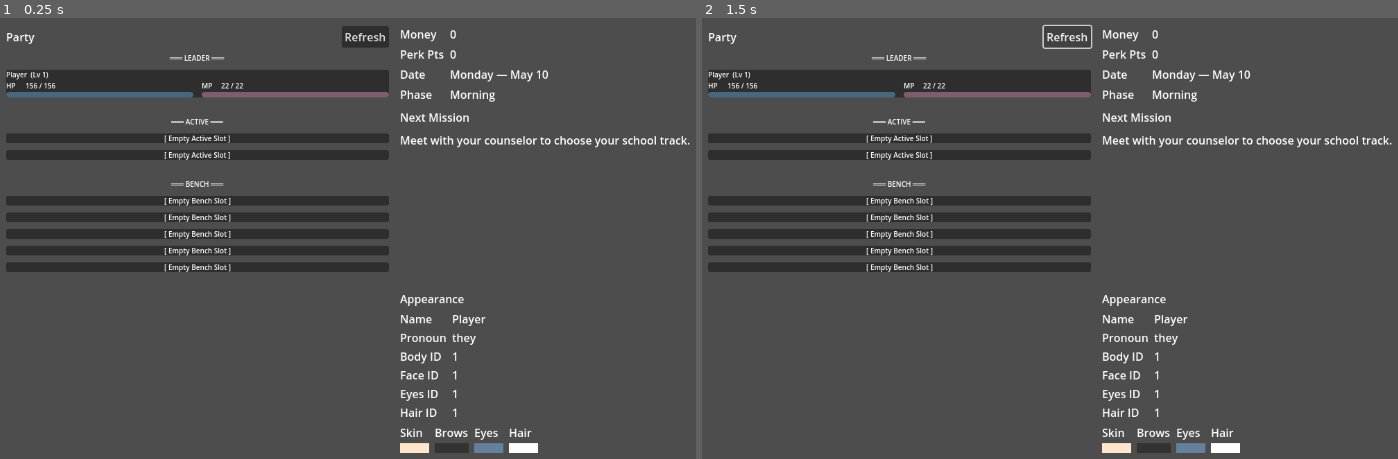
Above: before the commit, frames 1-2 (left to right).
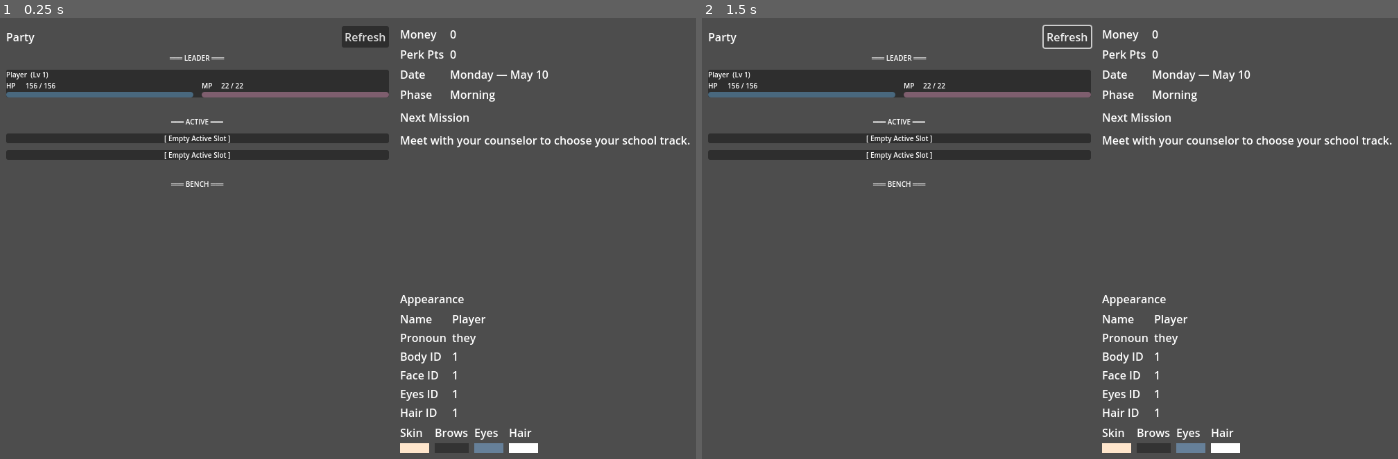
Above: after the commit, the same moments.

Repository: Cristal-Lucina/Psyokin
Game: Godot game, scene res://scenes/main_menu/panels/StatusPanel.tscn
Same seed, same stepped clock (60 frames per second), same inputs: the game is played once before the commit and once after it. This scene is started directly instead of the project's main scene.
Inputs:
- Up to frame 1 (0.25 s): no input
- Up to frame 2 (1.5 s): click "Refresh" at 0.5 s; click "Refresh" at 1.25 s

The runs differ from the first frame. In frame 1, 5.6% of the frame differs, in the area x 0-56%, y 40-58%; in frame 2, 5.6%.

Commit message:
Hide empty bench slots until members are added
- Changed bench slot loop to only iterate over actual bench members
- Removed creation of empty bench slot placeholders
- Bench section now only shows slots with party members assigned
- Cleaner UI that dynamically adjusts to the number of benched members

🤖 Generated with [Claude Code](https://claude.com/claude-code)

Co-Authored-By: Claude <noreply@anthropic.com>

Diff:
--- a/scripts/main_menu/panels/StatusPanel.gd
+++ b/scripts/main_menu/panels/StatusPanel.gd
@@ -306,14 +306,12 @@
 	bench_header.add_theme_font_size_override("font_size", 10)
 	_party.add_child(bench_header)
 
-	for bench_idx in range(5):  # 5 bench slots
-		if bench_idx < bench_ids.size():
-			var bench_data := _get_member_snapshot(bench_ids[bench_idx])
-			bench_data["_bench_idx"] = bench_idx
-			bench_data["_member_id"] = bench_ids[bench_idx]
-			_party.add_child(_create_member_card(bench_data, false, -1))
-		else:
-			_party.add_child(_create_empty_slot("Bench", bench_idx))
+	# Only show bench slots that have members (hide empty slots)
+	for bench_idx in range(bench_ids.size()):
+		var bench_data := _get_member_snapshot(bench_ids[bench_idx])
+		bench_data["_bench_idx"] = bench_idx
+		bench_data["_member_id"] = bench_ids[bench_idx]
+		_party.add_child(_create_member_card(bench_data, false, -1))
 
 	await get_tree().process_frame
 	_party.queue_sort()
